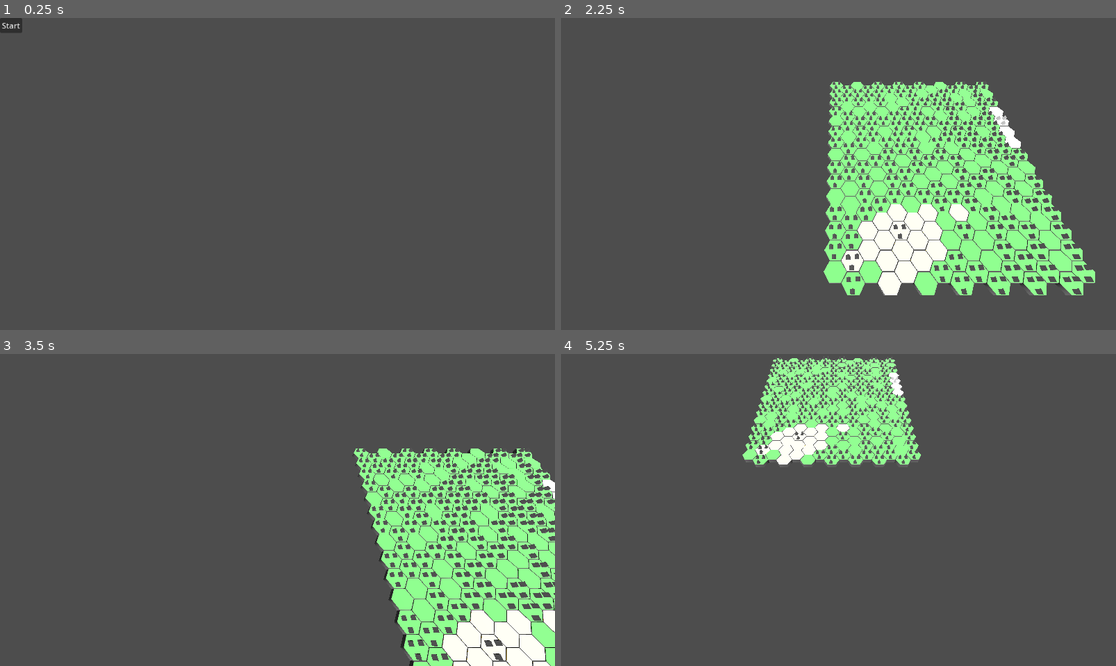
Above: before the commit, frames 1-4 (two rows, left to right).
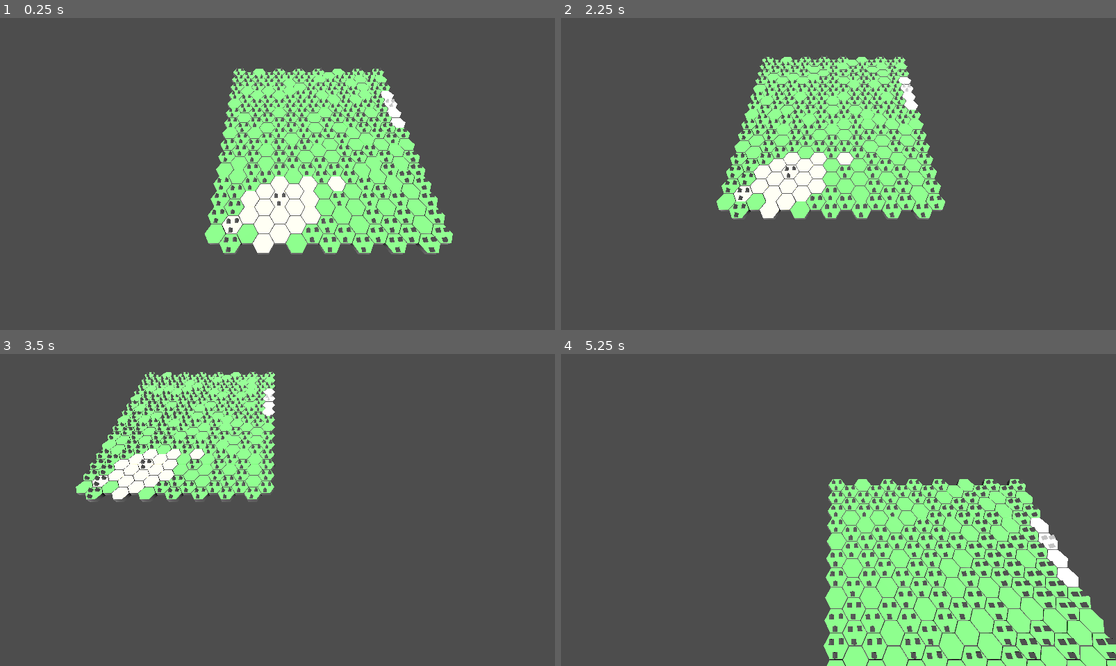
Above: after the commit, the same moments.

Repository: STORM-33/elemental-conquest
Game: Godot game, scene res://scenes/main.tscn
The game is run twice, just before and just after one commit, with the same random seed, the same clock (stepped at 60 frames per second) and the same inputs. Before the commit the project starts from res://scenes/main_menu/main_menu.tscn.
Inputs (mouse positions are in pixels of both pictures, inside the frame that each line leads up to):
- Up to frame 1 (0.25 s): no input
- Up to frame 2 (2.25 s): click (572, 24) at 0.5 s, where only the run before the commit has a clickable "Start"; tap Enter at 1.25 s; move the mouse to (960, 158) at 1.27 s; click (960, 158) at 1.42 s; tap Space at 2 s; drag from (727, 189) to (810, 236) at 2.02 s
- Up to frame 3 (3.5 s): tap Enter at 2.75 s; move the mouse to (333, 441) at 2.77 s; click (333, 441) at 2.92 s
- Up to frame 4 (5.25 s): tap Space at 3.5, 5 s; drag from (810, 572) to (672, 463) at 3.52 s; tap Enter at 4.25 s; move the mouse to (1005, 556) at 4.27 s; click (1005, 556) at 4.42 s; drag from (672, 463) to (755, 432) at 5.02 s

The runs differ from the first frame. In frame 1, 17% of the frame differs, in the area x 0-82%, y 0-76%; in frame 2, 26%; in frame 3, 27%; in frame 4, 29%, in the area x 32-100%, y 0-100%.

Commit message:
Revert "files"
This reverts commit b1dbb61e60f4241f36a61ffa46858006685c0ace.

Diff:
--- a/project.godot
+++ b/project.godot
@@ -11,7 +11,7 @@
 [application]
 
 config/name="elemental-conquest-"
-run/main_scene="uid://b88kegyrexu4p"
+run/main_scene="uid://80o7b56huhqa"
 config/features=PackedStringArray("4.4", "Mobile")
 config/icon="res://icon.svg"
 
--- a/scenes/camera_3d.gd
+++ b/scenes/camera_3d.gd
@@ -4,13 +4,8 @@
 func _input(event):
 	if event is InputEventScreenDrag:
 		var rel = event.relative
-		global_translate(Vector3(-rel.x, 0, -rel.y)*sensitivity)
+		global_position += Vector3(rel.x, 0, rel.y)*sensitivity
 	elif event is InputEventMagnifyGesture:
 		var zoom_factor = event.factor
 		var zoom_amount = (1.0 - zoom_factor)
 		global_translate(Vector3(0, 0, zoom_amount))
-	elif event is InputEventMouseButton:
-		if event.button_index == MOUSE_BUTTON_WHEEL_UP:
-			global_translate(Vector3(0, -0.25, 0))
-		elif event.button_index == MOUSE_BUTTON_WHEEL_DOWN:
-			global_translate(Vector3(0, 0.25, 0))
--- a/scenes/map_gen/forest_deco.tscn
+++ b/scenes/forest_deco.tscn
@@ -1,7 +1,7 @@
 [gd_scene load_steps=3 format=3 uid="uid://grmuk28pqgrq"]
 
-[ext_resource type="PrismMesh" uid="uid://d15edg0w1858m" path="res://scenes/map_gen/prism.tres" id="1_5a7sv"]
-[ext_resource type="Script" uid="uid://dssc3b2aphu5u" path="res://scenes/map_gen/forest_deco.gd" id="1_gv6v2"]
+[ext_resource type="PrismMesh" uid="uid://d15edg0w1858m" path="res://scenes/prism.tres" id="1_5a7sv"]
+[ext_resource type="Script" uid="uid://dssc3b2aphu5u" path="res://scenes/forest_deco.gd" id="1_gv6v2"]
 
 [node name="ForestDeco" type="Node3D"]
 script = ExtResource("1_gv6v2")
--- a/scenes/map_gen/hex_tile.tscn
+++ b/scenes/hex_tile.tscn
@@ -1,7 +1,7 @@
 [gd_scene load_steps=7 format=3 uid="uid://b4q1sgtkxb4xg"]
 
-[ext_resource type="Script" uid="uid://cj05vpf2puggc" path="res://scenes/map_gen/hex_tile.gd" id="1_xon6g"]
-[ext_resource type="PackedScene" uid="uid://grmuk28pqgrq" path="res://scenes/map_gen/forest_deco.tscn" id="2_8oknp"]
+[ext_resource type="Script" uid="uid://cj05vpf2puggc" path="res://scenes/hex_tile.gd" id="1_xon6g"]
+[ext_resource type="PackedScene" uid="uid://grmuk28pqgrq" path="res://scenes/forest_deco.tscn" id="2_8oknp"]
 
 [sub_resource type="StandardMaterial3D" id="StandardMaterial3D_7itk4"]
 transparency = 1
--- a/scenes/map_gen/map_gen.gd
+++ b/scenes/main.gd
@@ -1,6 +1,6 @@
 extends Node3D
 
-const TILE_SCENE = preload("res://scenes/map_gen/hex_tile.tscn")
+const TILE_SCENE = preload("res://scenes/hex_tile.tscn")
 
 const M := 0.6
 const X_OFFSET := 1.732 * M
--- a/scenes/map_gen/map_gen.tscn
+++ b/scenes/main.tscn
@@ -1,14 +1,14 @@
 [gd_scene load_steps=3 format=3 uid="uid://80o7b56huhqa"]
 
-[ext_resource type="Script" uid="uid://bvxli1hufeelq" path="res://scenes/map_gen/map_gen.gd" id="1_2it1h"]
-[ext_resource type="Script" uid="uid://b68w3oo0s7bpg" path="res://scenes/camera_3d.gd" id="2_rotab"]
+[ext_resource type="Script" uid="uid://bvxli1hufeelq" path="res://scenes/main.gd" id="1_o5qli"]
+[ext_resource type="Script" uid="uid://b68w3oo0s7bpg" path="res://scenes/camera_3d.gd" id="2_0wfyh"]
 
 [node name="Main" type="Node3D"]
-script = ExtResource("1_2it1h")
+script = ExtResource("1_o5qli")
 
 [node name="MainCamera" type="Camera3D" parent="."]
 transform = Transform3D(1, 0, 0, 0, 0.5, 0.866025, 0, -0.866025, 0.5, 3, 10, 15)
-script = ExtResource("2_rotab")
+script = ExtResource("2_0wfyh")
 
 [node name="DirectionalLight3D" type="DirectionalLight3D" parent="."]
 transform = Transform3D(-0.0267872, -0.798257, -0.601721, 0.0355014, -0.602317, 0.797467, -0.999011, -3.73116e-08, 0.0444737, -18.6671, 16.2104, 0.878454)
--- a/scenes/main_menu/main_menu.gd
+++ /dev/null
@@ -1,5 +0,0 @@
-extends Control
-
-
-func _on_button_button_down() -> void:
-	get_tree().change_scene_to_file("res://scenes/map_gen/map_gen.tscn")
--- a/scenes/main_menu/main_menu.tscn
+++ /dev/null
@@ -1,23 +0,0 @@
-[gd_scene load_steps=2 format=3 uid="uid://b88kegyrexu4p"]
-
-[ext_resource type="Script" uid="uid://cj4q8em8v6xc7" path="res://scenes/main_menu/main_menu.gd" id="1_fsom3"]
-
-[node name="MainMenu" type="Control"]
-layout_mode = 3
-anchors_preset = 15
-anchor_right = 1.0
-anchor_bottom = 1.0
-grow_horizontal = 2
-grow_vertical = 2
-script = ExtResource("1_fsom3")
-
-[node name="VBoxContainer" type="VBoxContainer" parent="."]
-layout_mode = 0
-offset_right = 40.0
-offset_bottom = 40.0
-
-[node name="StartButton" type="Button" parent="VBoxContainer"]
-layout_mode = 2
-text = "Start"
-
-[connection signal="button_down" from="VBoxContainer/StartButton" to="." method="_on_button_button_down"]
Renamed: scenes/map_gen/forest_deco.gd -> scenes/forest_deco.gd
Renamed: scenes/map_gen/forest_deco.gd.uid -> scenes/forest_deco.gd.uid
Renamed: scenes/map_gen/hex_tile.gd -> scenes/hex_tile.gd
Renamed: scenes/map_gen/hex_tile.gd.uid -> scenes/hex_tile.gd.uid
Renamed: scenes/map_gen/map_gen.gd.uid -> scenes/main.gd.uid
Not shown, removed: scenes/main_menu/main_menu.gd.uid
Renamed: scenes/map_gen/prism.tres -> scenes/prism.tres
Not shown, removed: GameDoc.md
